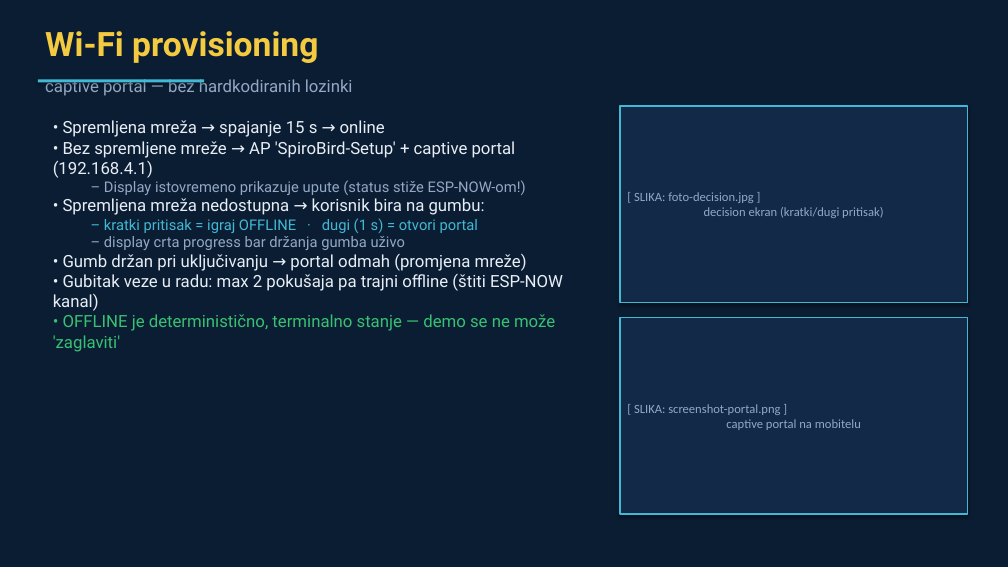
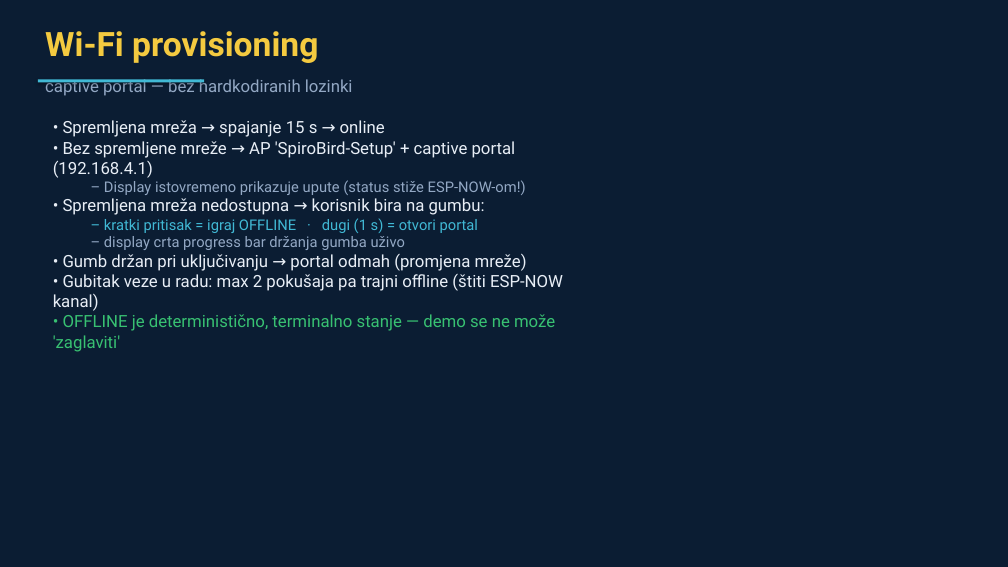
Before and after one commit to hrco69/SpiroBird, a slide deck: slide 8 of docs/presentation/SpiroBird-prezentacija.pptx. Drawn at 1008x567 pixels with LibreOffice and Linux fonts; fonts in the diff are those of the drawing. Boxes give left, top, right and bottom in pixels: in the first picture for what was removed or moved away, otherwise in the second. Text is boxed around its words. In the diff, an @@ line names an element or a change of style, - is before the commit and + after.

Commit message:
Prezentacija: finalna verzija sa svim slikama (MPO fotke konvertirane u JPEG)

```diff
--- a/docs/presentation/SpiroBird-prezentacija.pptx
+++ b/docs/presentation/SpiroBird-prezentacija.pptx
@@ rectangle removed at <box>620,106,968,302</box> @@
-[ SLIKA: foto-decision.jpg ]
-decision ekran (kratki/dugi pritisak)
@@ rectangle removed at <box>620,318,968,514</box> @@
-[ SLIKA: screenshot-portal.png ]
-captive portal na mobitelu
```
Also in this commit, not shown: 6 other slides changed, 2 other files.
